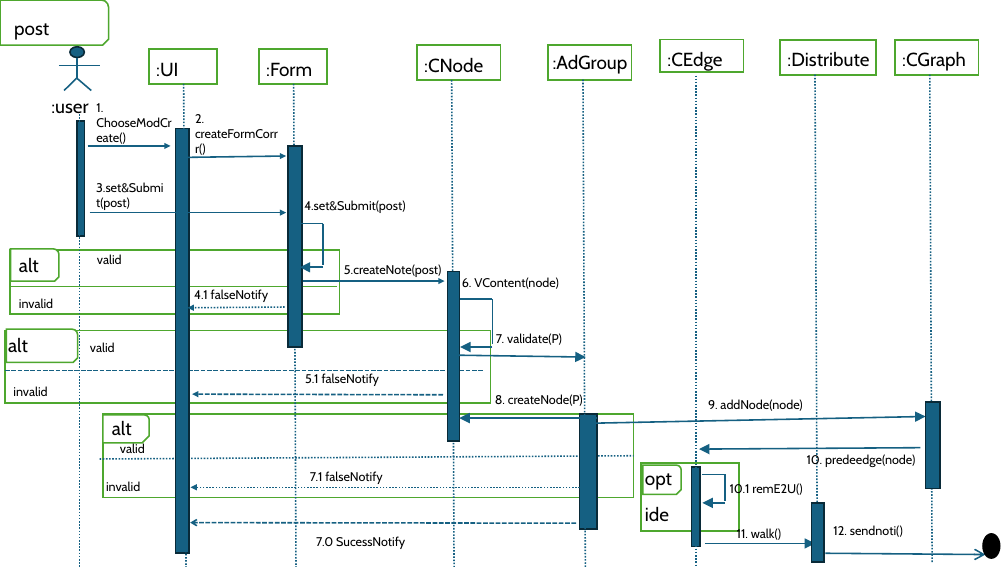
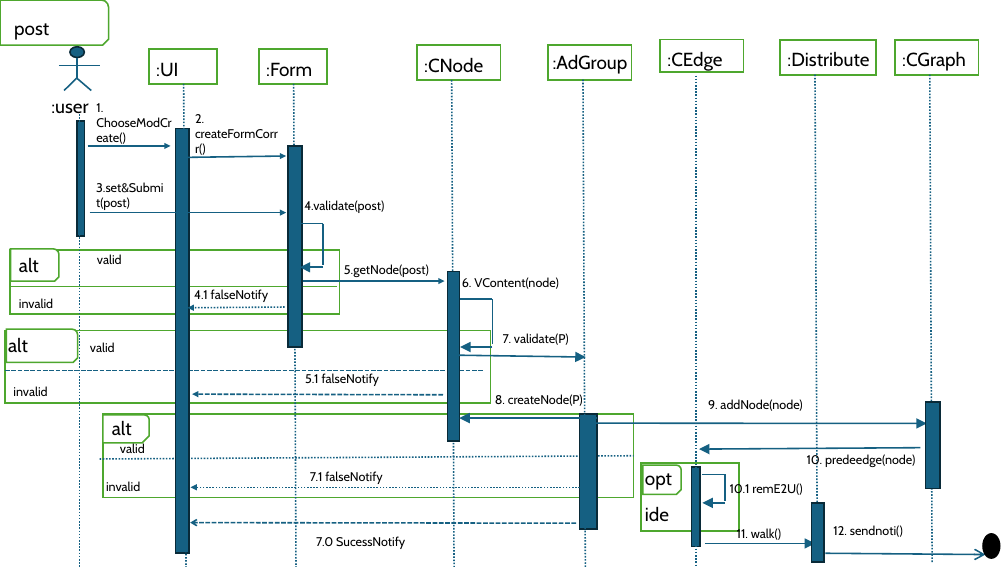
Before and after one commit to nguyenngoctung75/IT3120-PTTKHT, a slide deck: slide 2 of Sequence Diagram/sequencePost.pptx. Drawn at 1008x567 pixels with LibreOffice and Linux fonts; fonts in the diff are those of the drawing. Boxes give left, top, right and bottom in pixels: in the first picture for what was removed or moved away, otherwise in the second. Text is boxed around its words. In the diff, an @@ line names an element or a change of style, - is before the commit and + after.

```diff
--- a/Sequence Diagram/sequencePost.pptx
+++ b/Sequence Diagram/sequencePost.pptx
@@ text at [304,200,384,213]: text changed @@
-4.set&Submit(post)
+4.validate(post)
@@ text at [344,264,429,277]: text changed @@
-5.createNote(post)
+5.getNode(post)
@@ text "7. validate(P)": place and size @@
-text "7. validate(P)" at [496,333,562,345]
+text "7. validate(P)" at [503,333,569,345]
@@ arrow moved from (596, 423) - (926, 417) to (596, 423) - (927, 423) @@
```
Also in this commit, not shown: 2 other slides changed, 4 other files.
